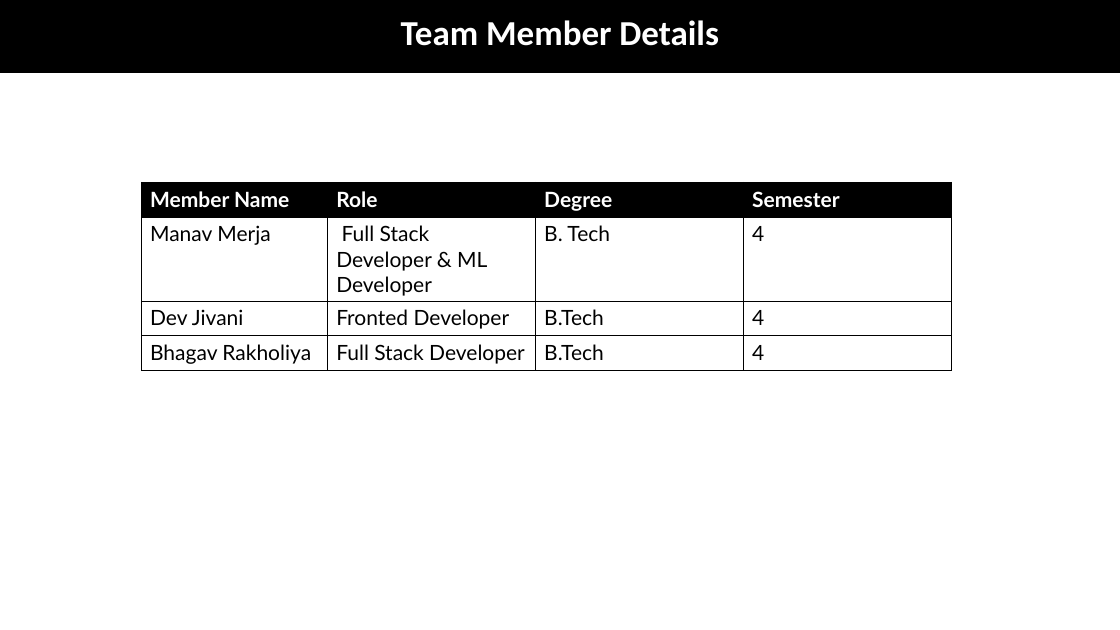
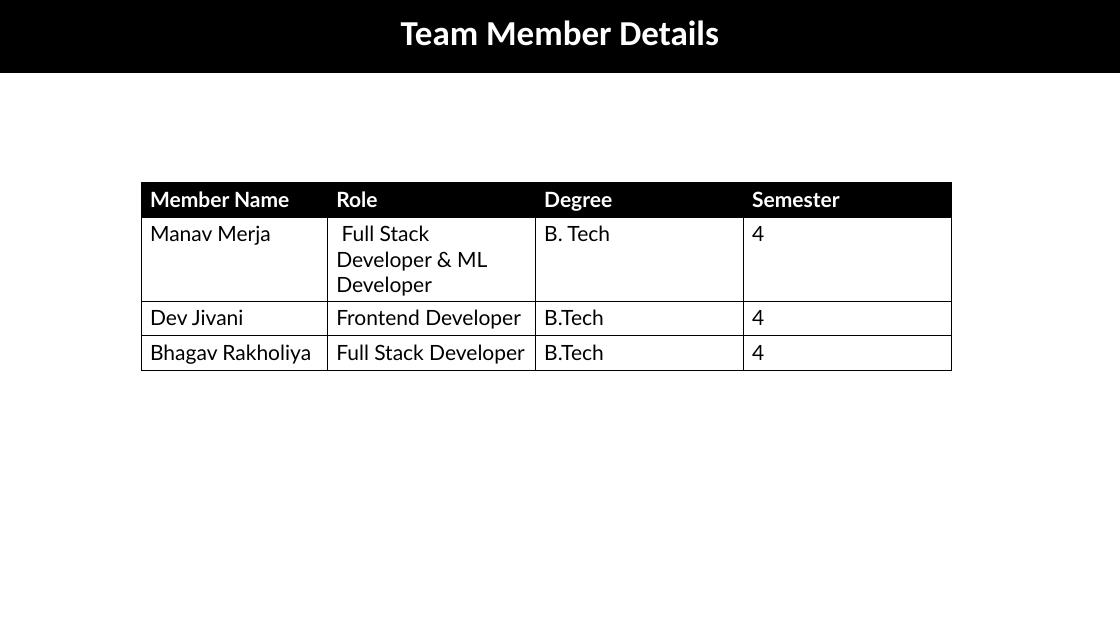
Before and after one commit to manavmerja/nebula-cloud, a slide deck: slide 6 of Nebula-Cloud (1).pptx. Drawn at 1120x630 pixels with LibreOffice and Linux fonts; fonts in the diff are those of the drawing. Boxes give left, top, right and bottom in pixels: in the first picture for what was removed or moved away, otherwise in the second. Text is boxed around its words. In the diff, an @@ line names an element or a change of style, - is before the commit and + after.

```diff
--- a/Nebula-Cloud (1).pptx
+++ b/Nebula-Cloud (1).pptx
@@ table at [142,182,954,368] @@
-row 3, column 2: Fronted Developer
+row 3, column 2: Frontend Developer
```
Also in this commit, not shown: 4 other files.
